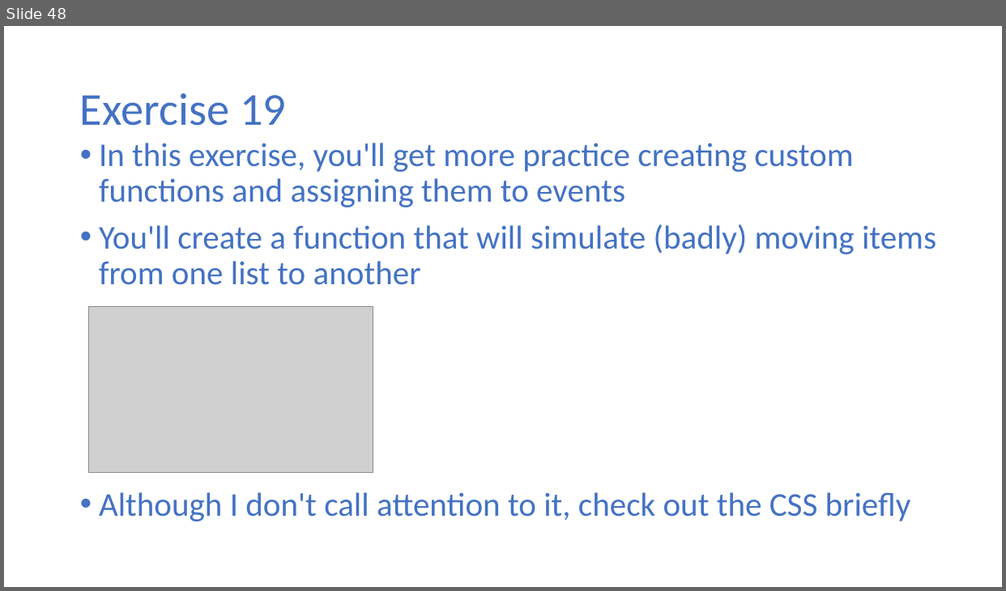
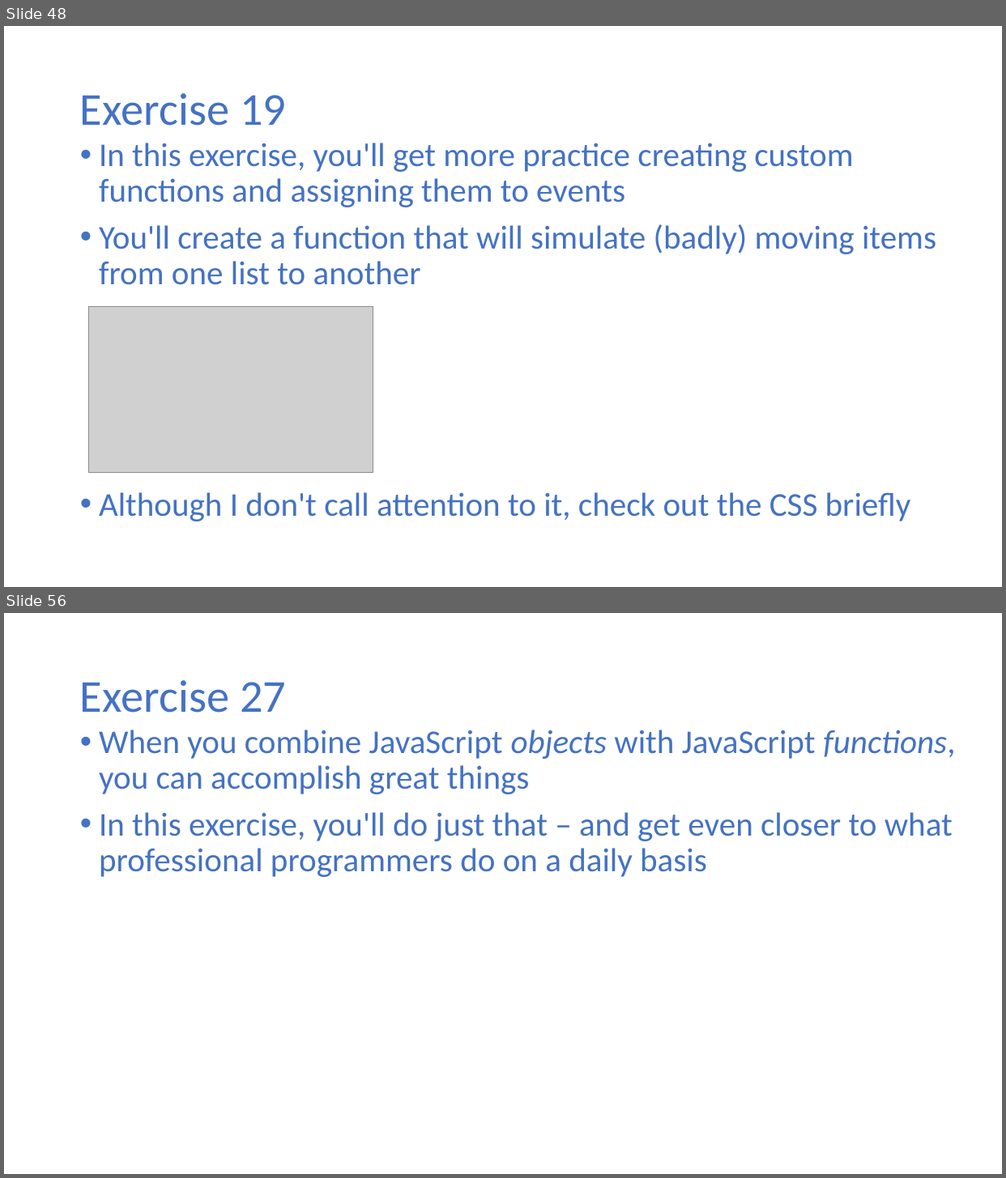
Before and after one commit to halbhelms/codingcareer, a slide deck: public/video-presentation/video-presentation.pptx. Shown one above the other, each under a label of ours: slide 48 before the commit, slides 48 and 56 after it; the slides between them are not shown. The pictures are 1006x591 and 1006x1178 pixels, drawn with LibreOffice and Linux fonts; fonts in the diff are those of the drawing; grey boxes stand for pictures. Boxes give left, top, right and bottom in pixels: in the first picture for what was removed or moved away, otherwise in the second. Text is boxed around its words. In the diff, an @@ line names an element or a change of style, - is before the commit and + after.

```diff
--- a/public/video-presentation/video-presentation.pptx
+++ b/public/video-presentation/video-presentation.pptx
@@ slide 56 added at <box>4,613,1002,1174</box>, background #FFFFFF @@
@@ title added at <box>80,680,286,713</box>, 44 pt, text #4472C4 @@
+Exercise 27
@@ text added at <box>99,730,955,877</box>, 32 pt, text #4472C4 @@
+• When you combine JavaScript objects with JavaScript functions, you can accomplish great things
+• In this exercise, you'll do just that – and get even closer to what professional programmers do on a daily basis
```
Also in this commit, not shown: 8 other slides added, 1 other file.
